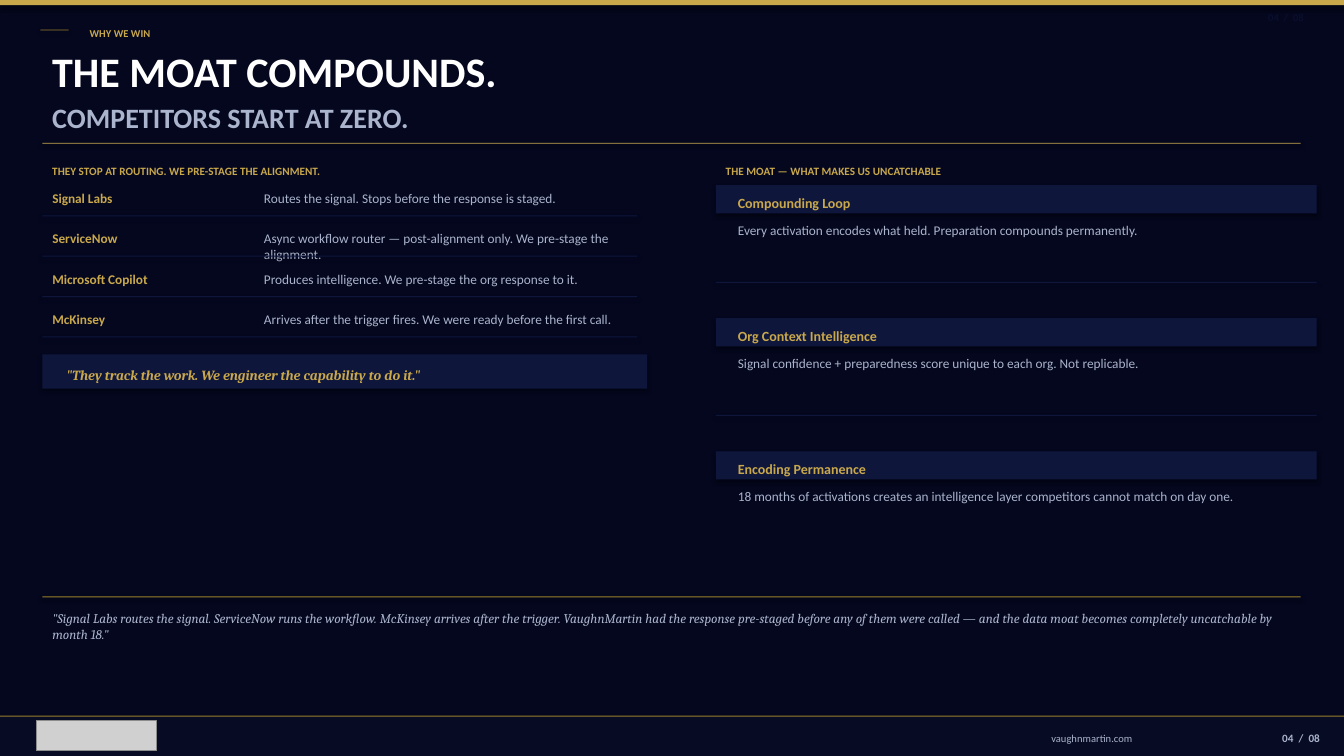
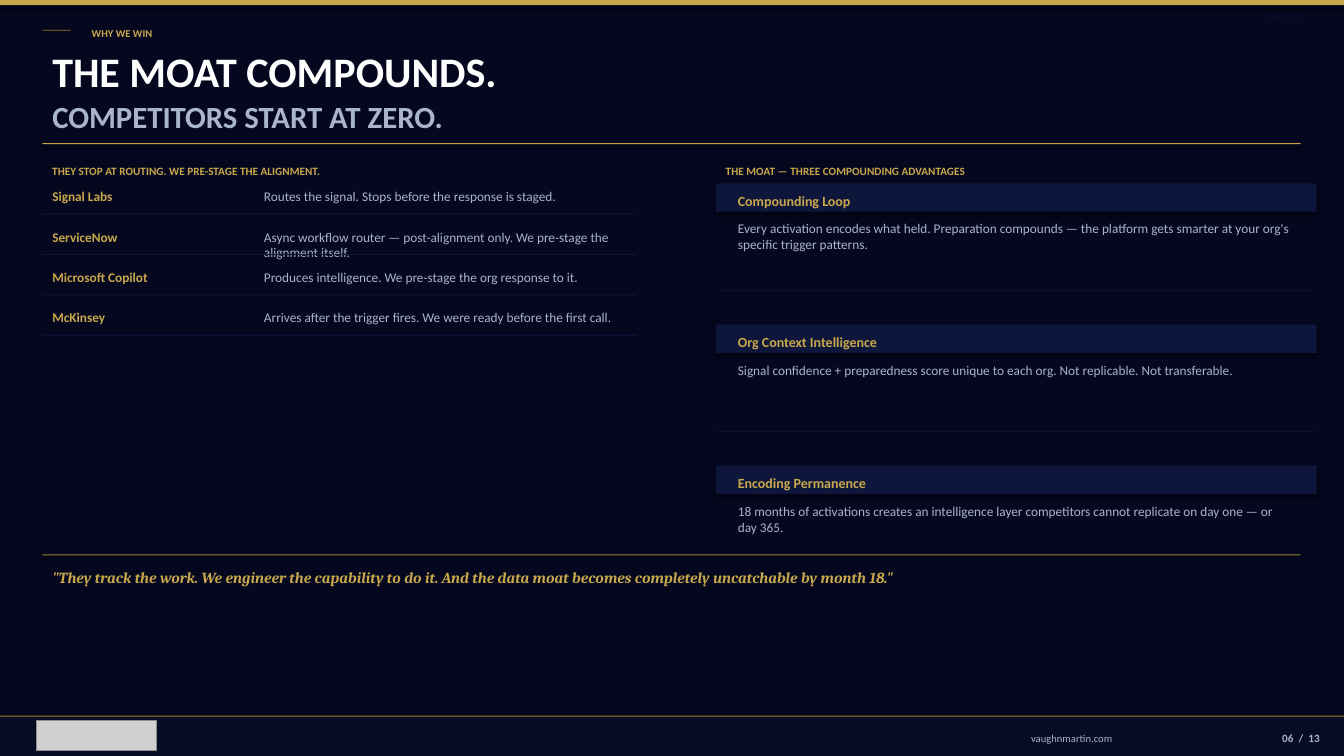
Before and after one commit to mbrunke18/CodePlatform1, a slide deck: slide 7 of attached_assets/VaughnMartin-Investor-Deck-v13-final.pptx (slide 5 before the commit). Drawn at 1344x756 pixels with LibreOffice and Linux fonts; fonts in the diff are those of the drawing; grey boxes stand for pictures; background and template pictures are left out. Boxes give left, top, right and bottom in pixels: in the first picture for what was removed or moved away, otherwise in the second. Text is boxed around its words. In the diff, an @@ line names an element or a change of style, - is before the commit and + after.

```diff
--- a/attached_assets/VaughnMartin-Investor-Deck-v13-final.pptx
+++ b/attached_assets/VaughnMartin-Investor-Deck-v13-final.pptx
@@ text "COMPETITORS START AT ZERO." at box(52, 108, 443, 128): size 20 to 22 pt @@
@@ text at box(726, 167, 965, 175): text changed @@
-THE MOAT — WHAT MAKES US UNCATCHABLE
+THE MOAT — THREE COMPOUNDING ADVANTAGES
@@ text at box(264, 233, 609, 259): text changed @@
-Async workflow router — post-alignment only. We pre-stage the alignment.
+Async workflow router — post-alignment only. We pre-stage the alignment itself.
@@ text at box(738, 224, 1289, 252): text changed @@
-Every activation encodes what held. Preparation compounds permanently.
+Every activation encodes what held. Preparation compounds — the platform gets smarter at your org's specific trigger patterns.
@@ rectangle: place and size @@
-rectangle at box(716, 282, 1317, 283)
+rectangle at box(716, 290, 1317, 291)
@@ rectangle: place and size @@
-rectangle at box(716, 319, 1317, 347)
+rectangle at box(716, 325, 1317, 353)
@@ text "Org Context Intelligence": place and size @@
-text "Org Context Intelligence" at box(738, 331, 877, 344)
+text "Org Context Intelligence" at box(738, 337, 877, 350)
@@ rectangle removed at box(42, 355, 647, 389) @@
@@ text removed at box(66, 370, 420, 383) @@
-"They track the work. We engineer the capability to do it."
@@ text at box(738, 366, 1233, 377): text changed @@
-Signal confidence + preparedness score unique to each org. Not replicable.
+Signal confidence + preparedness score unique to each org. Not replicable. Not transferable.
@@ 2 rectangles, 1 text: place and size @@
-2 rectangles, 1 text at box(716, 415, 1317, 480)
+2 rectangles, 1 text at box(716, 432, 1317, 494)
@@ text at box(738, 507, 1273, 534): text changed @@
-18 months of activations creates an intelligence layer competitors cannot match on day one.
+18 months of activations creates an intelligence layer competitors cannot replicate on day one — or day 365.
@@ rectangle: place and size @@
-rectangle at box(42, 597, 1301, 598)
+rectangle at box(42, 555, 1301, 556)
@@ text at box(52, 572, 893, 587): text changed; size 9.5 to 11 pt; text colour #AAB4CC to #C9A84C; bold on @@
-"Signal Labs routes the signal. ServiceNow runs the workflow. McKinsey arrives after the trigger. VaughnMartin had the response pre-staged before any of them were called — and the data moat becomes completely uncatchable by month 18."
+"They track the work. We engineer the capability to do it. And the data moat becomes completely uncatchable by month 18."
@@ text "vaughnmartin.com": place and size @@
-text "vaughnmartin.com" at box(1051, 734, 1132, 744)
+text "vaughnmartin.com" at box(1031, 734, 1112, 744)
@@ text at box(1282, 734, 1319, 742): text changed @@
-04 / 08
+06 / 13
```
Also in this commit, not shown: 6 other slides changed, 6 slides added, 2 slides removed, 1 other file.
